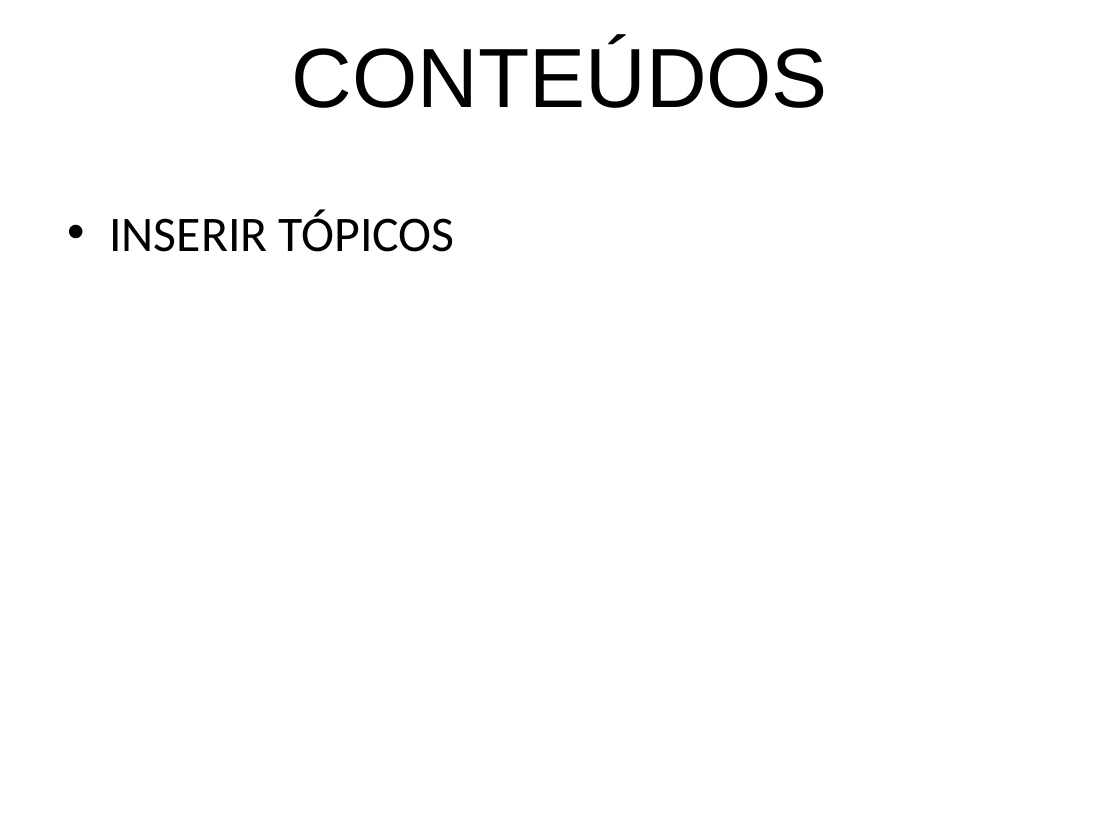
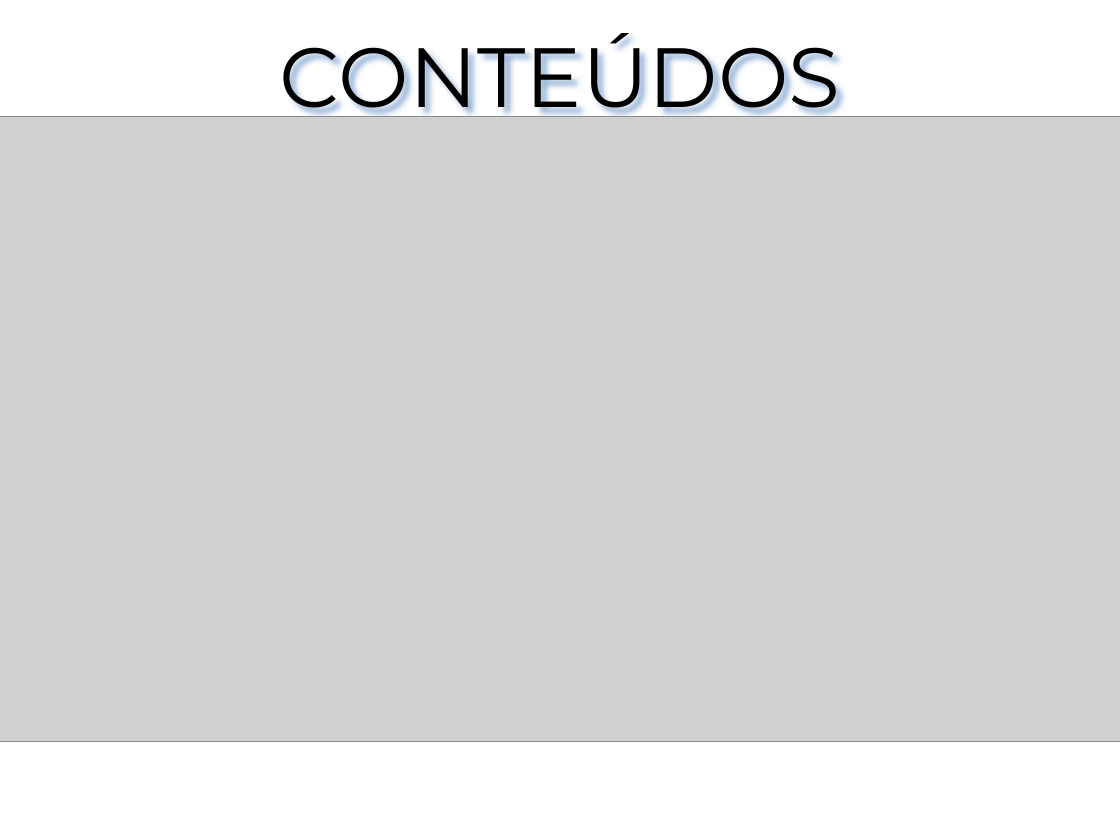
Before and after one commit to sousamaf/Air_steps, a slide deck: slide 9 of doc/Apresentação/1aApresentação Sta Cruz.pptx (slide 8 before the commit). Drawn at 1120x840 pixels with LibreOffice and Linux fonts; fonts in the diff are those of the drawing; grey boxes stand for pictures; background and template pictures are left out. Boxes give left, top, right and bottom in pixels: in the first picture for what was removed or moved away, otherwise in the second. Text is boxed around its words. In the diff, an @@ line names an element or a change of style, - is before the commit and + after.

```diff
--- a/doc/Apresentação/1aApresentação Sta Cruz.pptx
+++ b/doc/Apresentação/1aApresentação Sta Cruz.pptx
@@ title "CONTEÚDOS" at (x1=280, y1=33, x2=840, y2=127): font Arial to Montserrat @@
@@ picture added at (x1=0, y1=116, x2=1120, y2=741) @@
@@ text removed at (x1=109, y1=210, x2=455, y2=252) @@
-• INSERIR TÓPICOS
```
Also in this commit, not shown: 5 other slides changed, 4 slides added, 3 slides removed, 16 other files.
